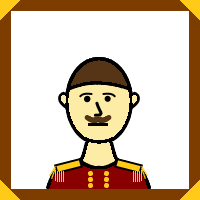
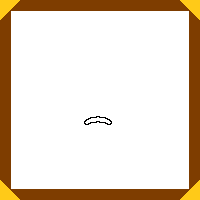
Layers edited between the first and the second 200 x 200 image:
hid group "eyes" (1 layers) over [79, 92, 116, 114]
renamed "eyes #0" to "eyes #1", painted on it over [79, 92, 116, 114]
hid group "hair" (3 layers) over [66, 57, 133, 92]
removed layer "hair #1" from group "hair" over [67, 57, 133, 92]
hid group "mouth" (1 layers) over [68, 115, 128, 156]
removed layer "mouth #4" from group "mouth" over [84, 115, 112, 126]
added group "facial_hair" with 4 layers above "nose" over [69, 115, 127, 155]
added layer "mustache #1" in group "facial_hair" over [84, 116, 112, 125]
hid group "nose" (1 layers) over [93, 101, 103, 117]
painted on "nose #0" over [94, 102, 103, 117]
hid group "outfit" (5 layers) over [46, 157, 151, 189]
hid "outfit #2", painted on it over [46, 157, 151, 189]
hid group "base_skin" (4 layers) over [47, 57, 151, 189]
painted on "base_skin #2" over [47, 57, 151, 189]
